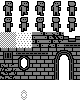
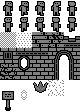
Revision of a layered w=80, h=112 image; what changed, layer by layer:
painted on "tileset.png" over (2, 80, 64, 111)
